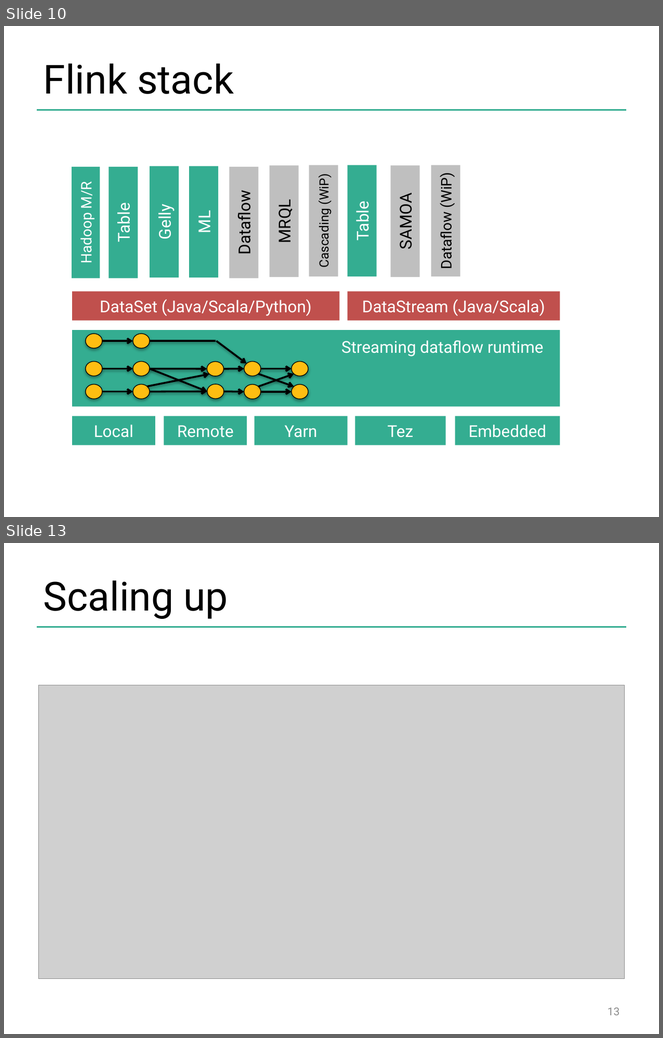
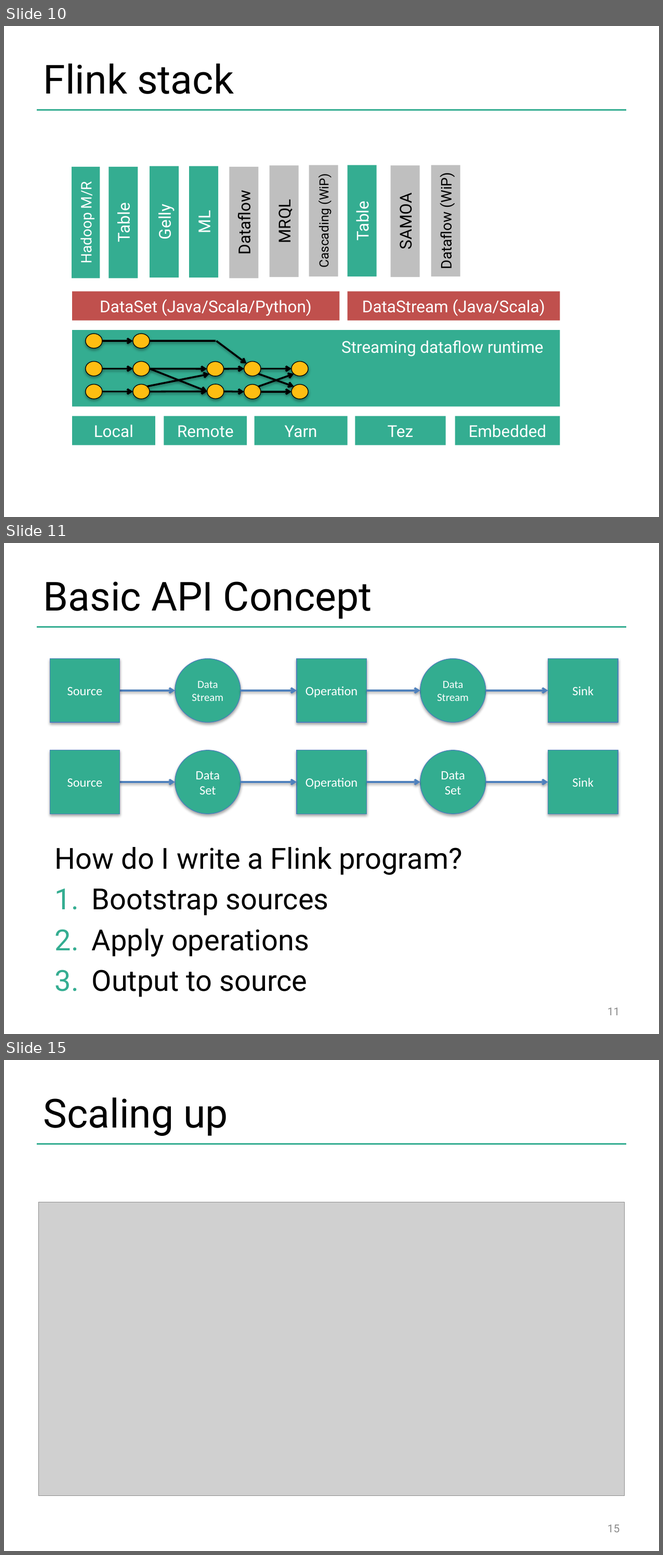
Before and after one commit to dataArtisans/flink-training-web, a slide deck: slides/flink_overview.pptx. Shown one above the other, each under a label of ours: slides 10 and 13 before the commit, slides 10, 11 and 15 after it; the slides between them are not shown. The pictures are 663x1038 and 663x1555 pixels, drawn with LibreOffice and Linux fonts; fonts in the diff are those of the drawing; grey boxes stand for pictures; background and template pictures are left out. Boxes give left, top, right and bottom in pixels: in the first picture for what was removed or moved away, otherwise in the second. Text is boxed around its words. In the diff, an @@ line names an element or a change of style, - is before the commit and + after.

Commit message:
update overview slides for streaming training

```diff
--- a/slides/flink_overview.pptx
+++ b/slides/flink_overview.pptx
@@ slide 11 added at (x1=4, y1=543, x2=659, y2=1034), background #FFFFFF; not listed: 1 template element that a slide beside it also shows @@
@@ title added at (x1=44, y1=581, x2=372, y2=619), 44 pt, text #000000 @@
+Basic API Concept
@@ group added at (x1=50, y1=659, x2=619, y2=722): 4 arrows, 3 rectangles, 2 ellipses @@
+Data Stream
+Operation
+Data Stream
+Source
+Sink
@@ group added at (x1=50, y1=750, x2=619, y2=814): 4 arrows, 3 rectangles, 2 ellipses @@
+Data Set
+Operation
+Data Set
+Source
+Sink
@@ text added at (x1=55, y1=847, x2=462, y2=997), 32 pt, text #000000 @@
+How do I write a Flink program?
+1. Bootstrap sources
+2. Apply operations
+3. Output to source
@@ page number added at (x1=608, y1=1008, x2=620, y2=1016), 12 pt, text #8C8C8C @@
+11
@@ what was slide 13 is now slide 15 @@
@@ page number at (x1=608, y1=1525, x2=620, y2=1533): text changed @@
-13
+15
```
Also in this commit, not shown: 6 slides changed, 1 other slide added, 3 slides removed.
